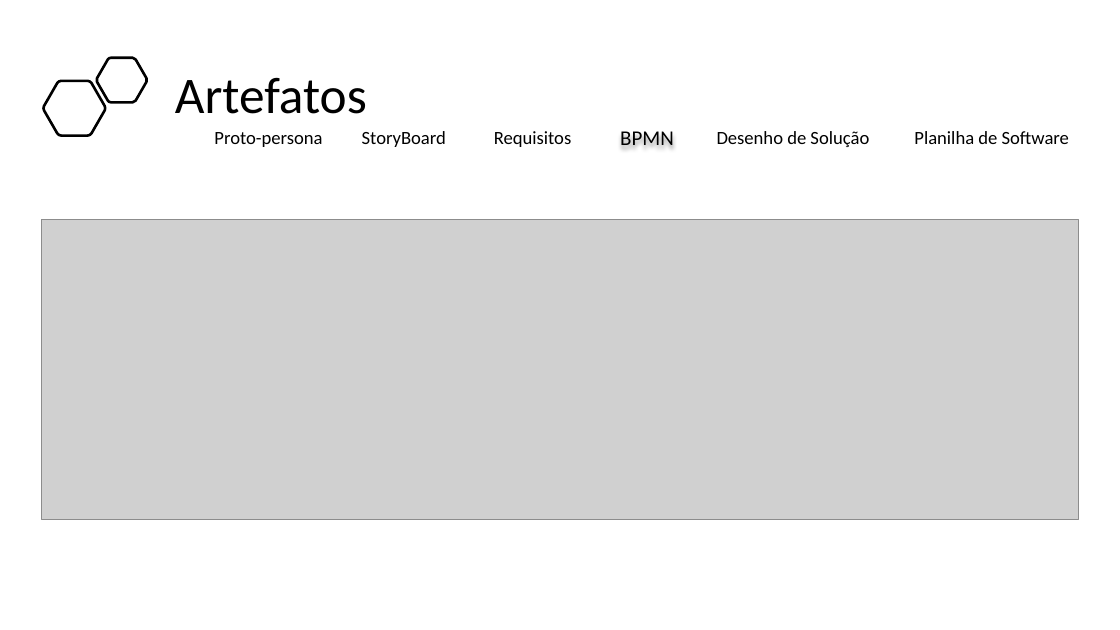
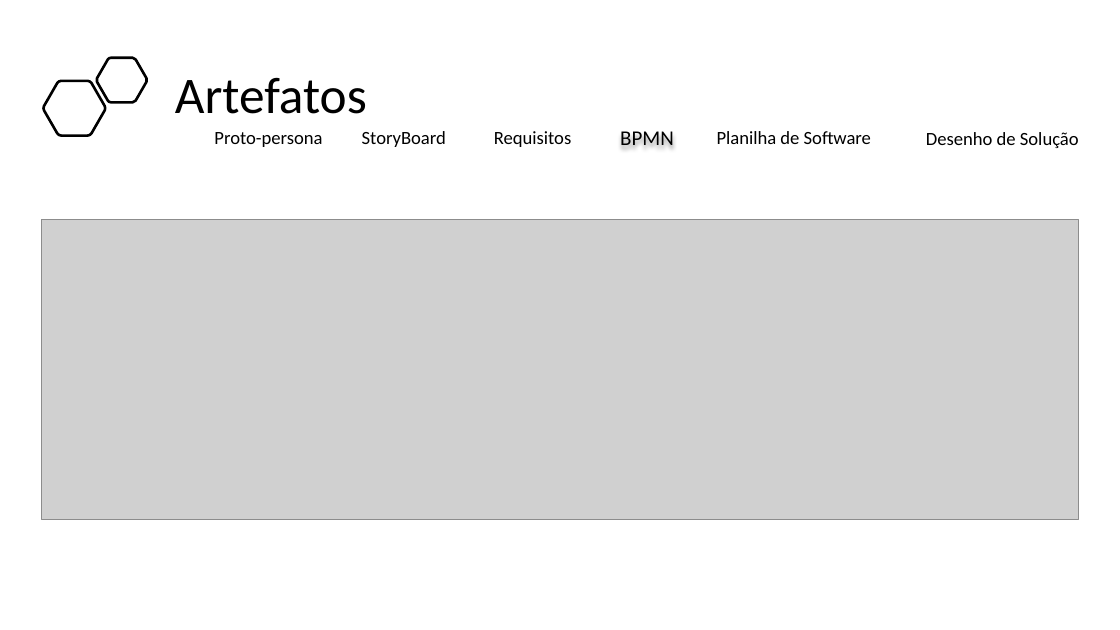
Before and after one commit to BandTec/project-hunter, a slide deck: slide 9 of Documentação/Apresentação - Sprint 3.pptx. Drawn at 1120x630 pixels with LibreOffice and Linux fonts; fonts in the diff are those of the drawing; grey boxes stand for pictures. Boxes give left, top, right and bottom in pixels: in the first picture for what was removed or moved away, otherwise in the second. Text is boxed around its words. In the diff, an @@ line names an element or a change of style, - is before the commit and + after.

```diff
--- a/Documentação/Apresentação - Sprint 3.pptx
+++ b/Documentação/Apresentação - Sprint 3.pptx
@@ text "Planilha de Software": place and size @@
-text "Planilha de Software" at box(914, 131, 1069, 144)
+text "Planilha de Software" at box(717, 131, 871, 144)
@@ text "Desenho de Solução": place and size @@
-text "Desenho de Solução" at box(717, 131, 869, 147)
+text "Desenho de Solução" at box(926, 132, 1079, 148)
```
Also in this commit, not shown: 4 other slides changed, 1 slide added, 2 other files.
